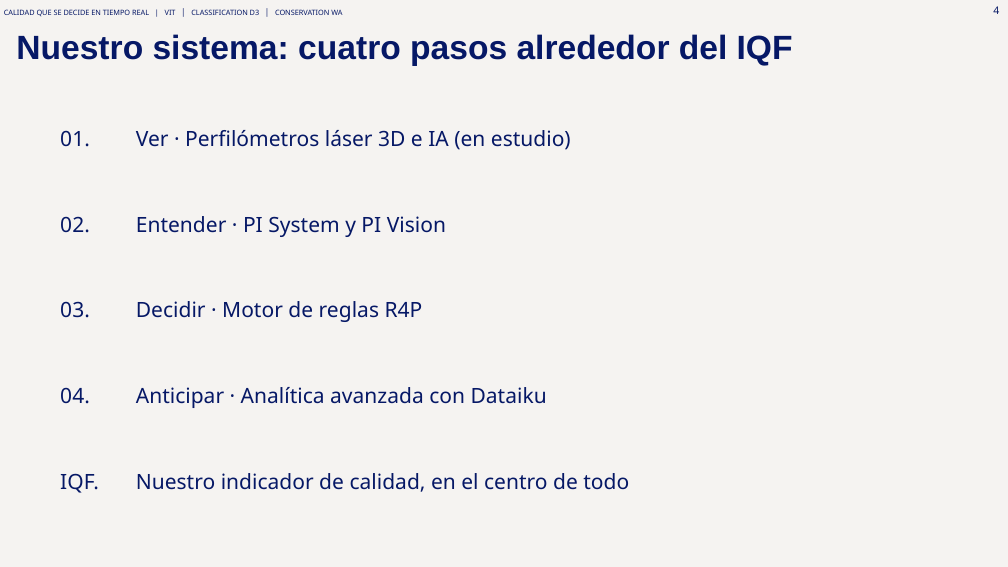
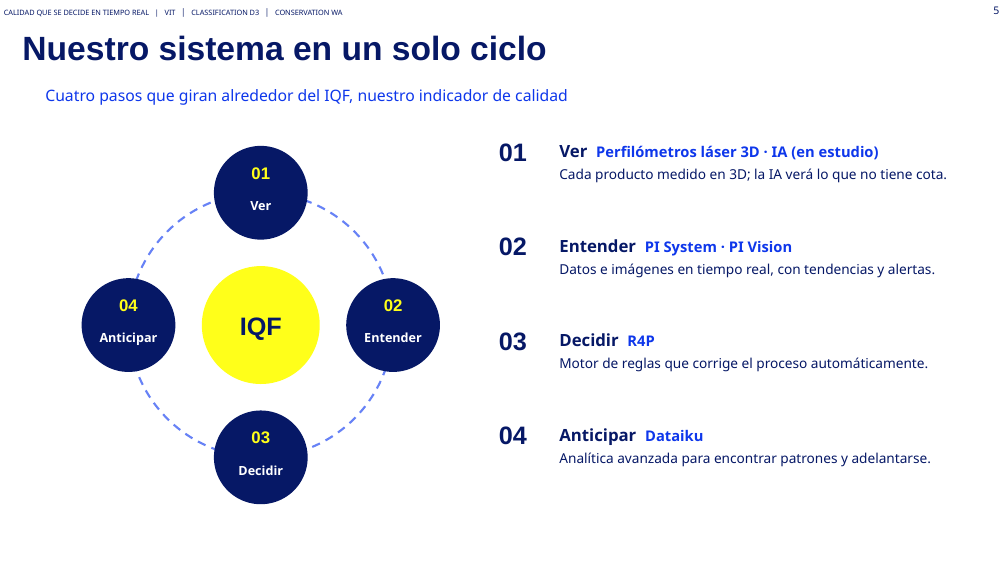
Before and after one commit to Asierenux/blank-app, a slide deck: slide 5 of presentaciones/Michelin_Hyundai_Fabricacion_Digital_ES_plantilla2026.pptx (slide 4 before the commit). Drawn at 1008x567 pixels with LibreOffice and Linux fonts; fonts in the diff are those of the drawing. Boxes give left, top, right and bottom in pixels: in the first picture for what was removed or moved away, otherwise in the second. Text is boxed around its words. In the diff, an @@ line names an element or a change of style, - is before the commit and + after.

```diff
--- a/presentaciones/Michelin_Hyundai_Fabricacion_Digital_ES_plantilla2026.pptx
+++ b/presentaciones/Michelin_Hyundai_Fabricacion_Digital_ES_plantilla2026.pptx
@@ background #F5F3F1 to #FFFFFF @@
@@ page number at [993,6,999,14]: text changed @@
-4
+5
@@ title at [22,35,546,61]: text changed @@
-Nuestro sistema: cuatro pasos alrededor del IQF
+Nuestro sistema en un solo ciclo
@@ text added at [45,89,568,105], 15 pt, text #0E37EB @@
+Cuatro pasos que giran alrededor del IQF, nuestro indicador de calidad
@@ text removed at [60,130,571,150] @@
-01. Ver · Perfilómetros láser 3D e IA (en estudio)
@@ ellipse added at [214,146,308,240], fill #061866 @@
@@ text added at [499,143,527,162], 24 pt, text #061866, bold @@
+01
@@ text added at [559,145,947,183], 13 pt, text #061866 @@
+Ver Perfilómetros láser 3D · IA (en estudio)
+Cada producto medido en 3D; la IA verá lo que no tiene cota.
@@ text added at [251,167,270,179], 16 pt, text #FFFF1A, bold @@
+01
@@ ellipse added at [129,193,393,457], outline #6782F6 2 pt dashed @@
@@ text added at [250,201,271,210], 12 pt, text #FFFFFF, bold @@
+Ver
@@ text removed at [60,216,446,237] @@
-02. Entender · PI System y PI Vision
@@ text added at [499,237,527,256], 24 pt, text #061866, bold @@
+02
@@ text added at [559,239,935,278], 13 pt, text #061866 @@
+Entender PI System · PI Vision
+Datos e imágenes en tiempo real, con tendencias y alertas.
@@ ellipse added at [202,266,320,384], fill #FFFF1A @@
@@ ellipse added at [82,278,175,372], fill #061866 @@
@@ text added at [119,299,138,311], 16 pt, text #FFFF1A, bold @@
+04
@@ ellipse added at [346,278,440,372], fill #061866 @@
@@ text added at [384,299,403,311], 16 pt, text #FFFF1A, bold @@
+02
@@ text removed at [60,301,423,322] @@
-03. Decidir · Motor de reglas R4P
@@ text added at [240,317,282,340], 24 pt, text #061866, bold @@
+IQF
@@ text added at [100,332,158,345], 12 pt, text #FFFFFF, bold @@
+Anticipar
@@ text added at [364,332,422,342], 12 pt, text #FFFFFF, bold @@
+Entender
@@ text added at [499,332,527,351], 24 pt, text #061866, bold @@
+03
@@ text added at [559,333,928,372], 13 pt, text #061866 @@
+Decidir R4P
+Motor de reglas que corrige el proceso automáticamente.
@@ text removed at [60,387,547,408] @@
-04. Anticipar · Analítica avanzada con Dataiku
@@ ellipse added at [214,411,308,504], fill #061866 @@
@@ text added at [251,431,270,443], 16 pt, text #FFFF1A, bold @@
+03
@@ text added at [499,426,527,445], 24 pt, text #061866, bold @@
+04
@@ text added at [559,428,931,467], 13 pt, text #061866 @@
+Anticipar Dataiku
+Analítica avanzada para encontrar patrones y adelantarse.
@@ text removed at [60,473,629,493] @@
-IQF. Nuestro indicador de calidad, en el centro de todo
@@ text added at [238,465,283,475], 12 pt, text #FFFFFF, bold @@
+Decidir
```
Also in this commit, not shown: 25 other slides changed, 1 other file.
